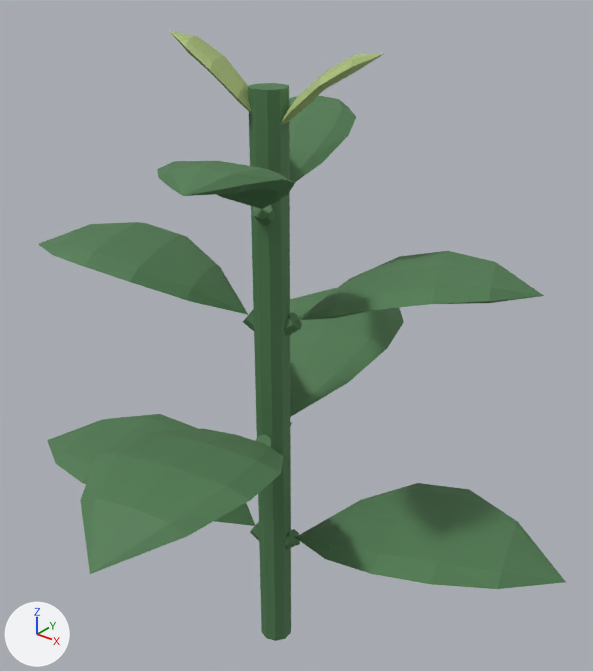
The Blender file VuonNho/SourceArt/Blender/SM_Mint.blend, before and after one commit.
One viewpoint serves both versions: a 50 mm camera at (0.652, -0.763, 1.019) aimed at (0.008, 0.043, 0.519). The lights are fixed; the arrows at lower left show +X, +Y and +Z. The picture after the commit comes second.

The older version as bpy lines, for what is in view:
```python
me_foliageroot_mesh = bpy.data.meshes.new('FoliageRoot_Mesh')
me_foliageroot_mesh.from_pydata(...)  # 420 vertices, 412 faces; spans x -0.409..0.409, y -0.393..0.393, z 0.0..0.86
me_foliageroot_mesh.materials.append(mat_m_leaf)  # dark green #4f7b50
me_readyaccents_mesh = bpy.data.meshes.new('ReadyAccents_Mesh')
me_readyaccents_mesh.from_pydata(...)  # 52 vertices, 64 faces; spans x -0.107..0.12, y -0.066..0.074, z 0.8..0.92
me_readyaccents_mesh.materials.append(mat_m_grass)  # green #a8bc78
ob_foliageroot = bpy.data.objects.new('FoliageRoot', me_foliageroot_mesh)
ob_foliageroot.parent = ob_sm_mint
ob_foliageroot.location = (0.0, 0.0, 0.0)
ob_readyaccents = bpy.data.objects.new('ReadyAccents', me_readyaccents_mesh)
ob_readyaccents.parent = ob_sm_mint
ob_readyaccents.location = (0.0, 0.0, 0.0)
```
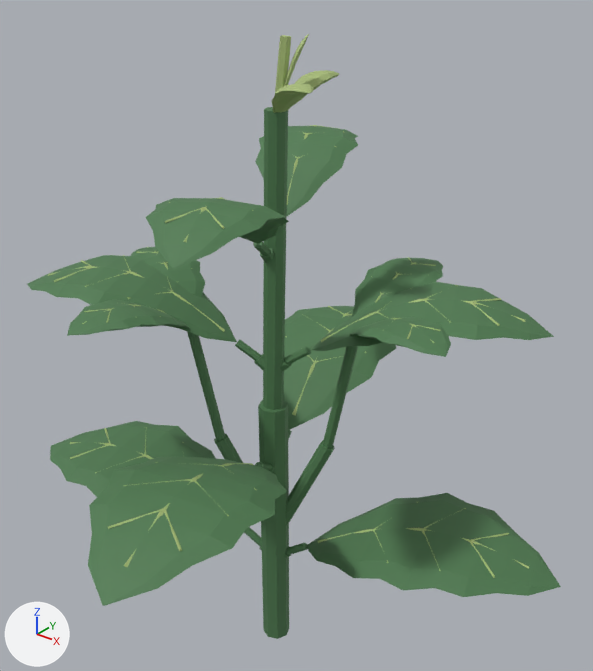
Where the change shows, as pixel boxes (x1, y1, x2, y2) in the pictures (593 x 671 px; the box of a moved part takes in the faces that stretch with it):
'FoliageRoot', reshaped: before (38, 83, 566, 641); after (27, 107, 561, 639)
'ReadyAccents', reshaped: before (169, 30, 383, 125); after (271, 34, 339, 113)
part 1 of me_foliageroot_mesh, added (dark green): after (258, 400, 289, 639)
part 2 of me_foliageroot_mesh, moved or reshaped (mostly hidden afterwards): before (284, 529, 300, 549); after (283, 554, 291, 558)
part 3 of me_foliageroot_mesh, moved or reshaped (not visible afterwards): before (250, 522, 259, 541)
part 4 of me_foliageroot_mesh, moved or reshaped (mostly hidden afterwards): before (255, 434, 275, 449); after (268, 467, 274, 473)
part 5 of me_foliageroot_mesh, moved or reshaped: before (284, 312, 302, 336); after (280, 356, 291, 372)
part 6 of me_foliageroot_mesh, rebuilt: before (295, 483, 566, 589); after (305, 493, 561, 597)
part 7 of me_foliageroot_mesh, rebuilt: before (290, 288, 404, 417); after (284, 306, 396, 430)
part 8 of me_foliageroot_mesh, rebuilt: before (297, 251, 544, 320); after (309, 281, 554, 351)
part 9 of me_foliageroot_mesh, rebuilt: before (289, 95, 356, 183); after (255, 126, 358, 216)
part 10 of me_foliageroot_mesh, rebuilt: before (47, 414, 255, 526); after (50, 421, 216, 497)
part 11 of me_foliageroot_mesh, rebuilt: before (80, 429, 283, 574); after (88, 456, 287, 606)
part 12 of me_foliageroot_mesh, rebuilt (6% shorter): before (38, 222, 248, 315); after (27, 255, 237, 342)
part 13 of me_foliageroot_mesh, rebuilt (41% narrower, 46% shorter): before (248, 83, 291, 641); after (263, 107, 288, 410)
part 14 of me_foliageroot_mesh, deleted: before (243, 309, 254, 331)
part 15 of me_foliageroot_mesh, deleted: before (252, 204, 275, 225)
part 16 of me_foliageroot_mesh, reshaped: before (157, 161, 295, 209); after (48, 125, 529, 578)
part 17 of me_readyaccents_mesh, deleted (green): before (169, 30, 251, 112)
part 18 of me_readyaccents_mesh, reshaped: before (281, 54, 383, 125); after (271, 34, 339, 113)

The change, as a list of edits to the scene's bpy script:
```text
Change me_foliageroot_mesh:
    used by ob_foliageroot; parent = ob_sm_mint; location = (0.0, 0.0, 0.0)
    remove me_foliageroot_mesh.from_pydata(...)  # 420 vertices, 412 faces; spans x -0.409..0.409, y -0.393..0.393, z 0.0..0.86
    add me_foliageroot_mesh.from_pydata(...)  # 2296 vertices, 1948 faces; spans x -0.403..0.403, y -0.393..0.393, z 0.0..0.835
    me_foliageroot_mesh part 1: a new loose piece, an 8-sided cylinder along z spanning x -0.021..0.021, y -0.021..0.021, z 0.0..0.425, in mat_m_leaf (dark green #4f7b50)
    me_foliageroot_mesh part 2: the loose piece of 16 vertices spanning x -0.008..0.04, y -0.013..0.021, z 0.165..0.21 is multiplied about its middle by the matrix ((0.658, -0.001, -0.07), (-0.001, 0.662, -0.019), (0.07, 0.019, 0.658)), then moved by (-0.006, -0.002, -0.029)
    me_foliageroot_mesh part 3: the loose piece of 16 vertices spanning x -0.04..0.008, y -0.021..0.013, z 0.165..0.21 is multiplied about its middle by the matrix ((0.658, -0.001, 0.07), (-0.001, 0.662, 0.019), (-0.07, -0.019, 0.658)), then moved by (0.006, 0.002, -0.029)
    me_foliageroot_mesh part 4: the loose piece of 16 vertices spanning x -0.013..0.02, y -0.04..0.008, z 0.345..0.39 is multiplied about its middle by the matrix ((0.661, -0.022, -0.019), (0.024, 0.658, 0.07), (0.016, -0.07, 0.658)), then moved by (-0.001, 0.006, -0.044)
    me_foliageroot_mesh part 5: the loose piece of 16 vertices spanning x -0.009..0.039, y -0.012..0.025, z 0.525..0.57 is multiplied about its middle by the matrix ((0.658, -0.025, -0.066), (0.022, 0.661, -0.031), (0.067, 0.028, 0.658)), then moved by (-0.006, -0.002, -0.06)
    me_foliageroot_mesh part 6: the loose piece of 34 vertices spanning x 0.032..0.409, y -0.055..0.173, z 0.2..0.299 is rebuilt with 74 vertices and now spans x 0.048..0.403, y -0.051..0.172, z 0.189..0.282
    me_foliageroot_mesh part 7: the loose piece of 34 vertices spanning x -0.158..0.06, y 0.032..0.393, z 0.38..0.481 is rebuilt with 74 vertices and now spans x -0.167..0.049, y 0.048..0.393, z 0.353..0.446
    me_foliageroot_mesh part 8: the loose piece of 34 vertices spanning x 0.03..0.316, y -0.023..0.169, z 0.56..0.658 is rebuilt with 74 vertices and now spans x 0.045..0.328, y -0.013..0.187, z 0.517..0.61
    me_foliageroot_mesh part 9: the loose piece of 34 vertices spanning x -0.127..0.018, y 0.031..0.239, z 0.72..0.816 is rebuilt with 74 vertices and now spans x -0.139..0.012, y 0.046..0.268, z 0.681..0.775
    me_foliageroot_mesh part 10: the loose piece of 34 vertices spanning x -0.409..-0.032, y -0.173..0.055, z 0.2..0.299 is rebuilt with 74 vertices and now spans x -0.403..-0.048, y -0.172..0.051, z 0.189..0.282
    me_foliageroot_mesh part 11: the loose piece of 34 vertices spanning x -0.06..0.158, y -0.393..-0.032, z 0.38..0.481 is rebuilt with 74 vertices and now spans x -0.049..0.167, y -0.393..-0.048, z 0.353..0.446
    me_foliageroot_mesh part 12: the loose piece of 34 vertices spanning x -0.316..-0.03, y -0.169..0.023, z 0.56..0.658 is rebuilt with 74 vertices and now spans x -0.328..-0.045, y -0.187..0.013, z 0.517..0.61
    me_foliageroot_mesh part 13: the loose piece of 20 vertices spanning x -0.024..0.024, y -0.025..0.025, z 0.0..0.86 is rebuilt with 16 vertices and now spans x -0.014..0.026, y -0.014..0.014, z 0.424..0.835
    me_foliageroot_mesh part 14: the loose piece of 16 vertices spanning x -0.039..0.009, y -0.025..0.012, z 0.525..0.57 is deleted
    me_foliageroot_mesh part 15: the loose piece of 16 vertices spanning x -0.012..0.024, y -0.039..0.009, z 0.685..0.73 is deleted
    me_foliageroot_mesh part 16: 34 vertices removed from x -0.018..0.127, y -0.239..-0.031, z 0.72..0.816; 1666 vertices added at x -0.362..0.362, y -0.352..0.352, z 0.164..0.775
    other edits to the shape of me_foliageroot_mesh do not show in these pictures
    add me_foliageroot_mesh.materials.append(mat_m_grass)  # green #a8bc78
Change me_readyaccents_mesh:
    used by ob_readyaccents; parent = ob_sm_mint; location = (0.0, 0.0, 0.0)
    remove me_readyaccents_mesh.from_pydata(...)  # 52 vertices, 64 faces; spans x -0.107..0.12, y -0.066..0.074, z 0.8..0.92
    add me_readyaccents_mesh.from_pydata(...)  # 218 vertices, 232 faces; spans x 0.002..0.095, y -0.046..0.089, z 0.801..0.92
    me_readyaccents_mesh part 17: the loose piece of 26 vertices spanning x -0.107..0.0, y -0.066..0.011, z 0.81..0.92 is deleted
    me_readyaccents_mesh part 18
    26 vertices are removed from x 0.0..0.12, y -0.013..0.074, z 0.8..0.9
    32 faces are deleted
    213 vertices are added at x 0.002..0.095, y -0.046..0.089, z 0.801..0.92
    5 new vertices lie (0.005, -0.002, 0.005) away from vertices in x 0.011..0.04, y 0.023..0.068, z 0.845..0.867
    232 new faces join them
```
